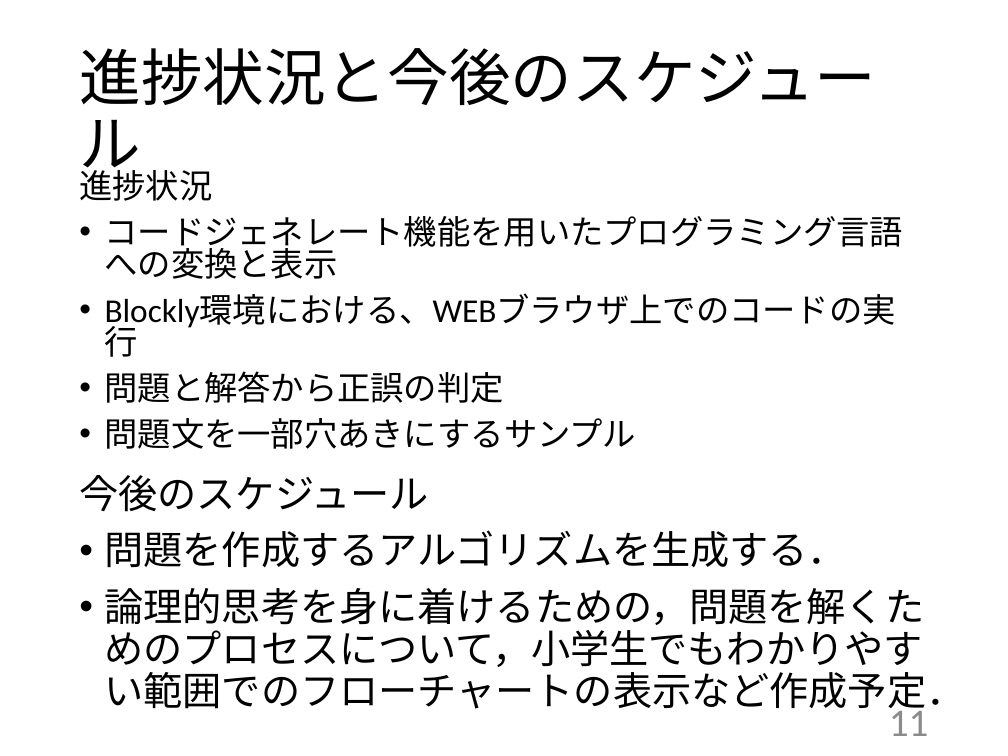
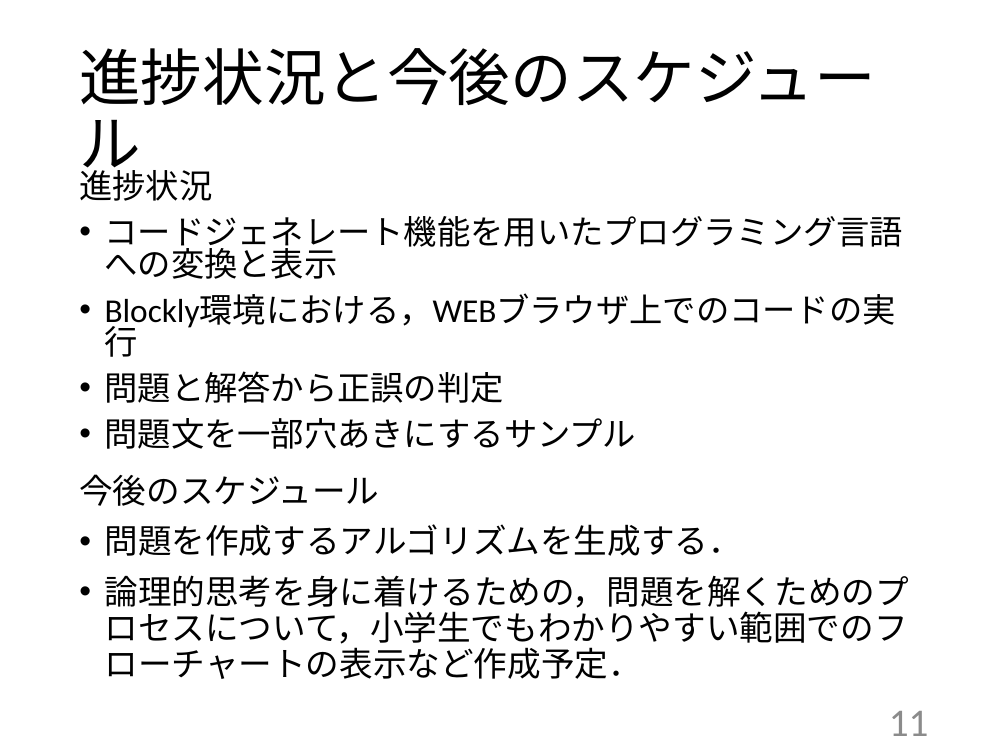
Before and after one commit to kait-takanolab/1821121-shimaoka-thesis, a slide deck: slide 11 of 1821121_shimaoka_tyuukan.pptx. Drawn at 1008x756 pixels with LibreOffice and Linux fonts; fonts in the diff are those of the drawing. Boxes give left, top, right and bottom in pixels: in the first picture for what was removed or moved away, otherwise in the second. Text is boxed around its words. In the diff, an @@ line names an element or a change of style, - is before the commit and + after.

```diff
--- a/1821121_shimaoka_tyuukan.pptx
+++ b/1821121_shimaoka_tyuukan.pptx
@@ text at [105, 295, 896, 331]: text changed @@
-• Blockly環境における、WEBブラウザ上でのコードの実行
+• Blockly環境における，WEBブラウザ上でのコードの実行
@@ text "今後のスケジュール" at [79, 474, 909, 679]: size 28 to 24 pt @@
```
Also in this commit, not shown: 7 other slides changed.
